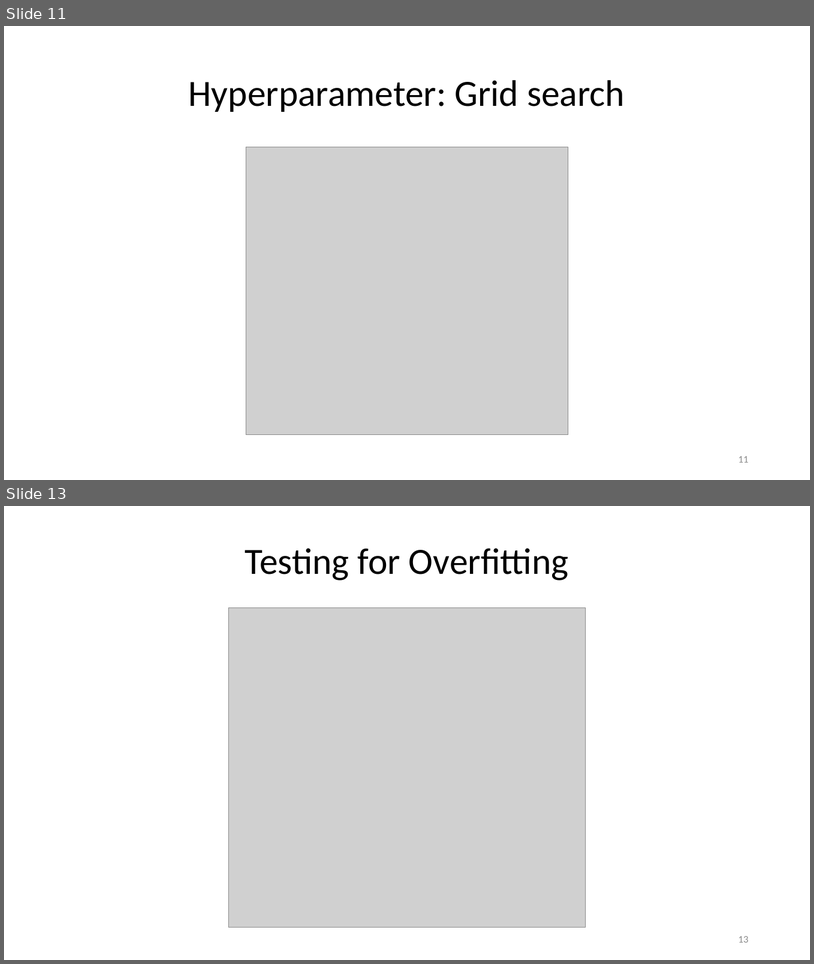
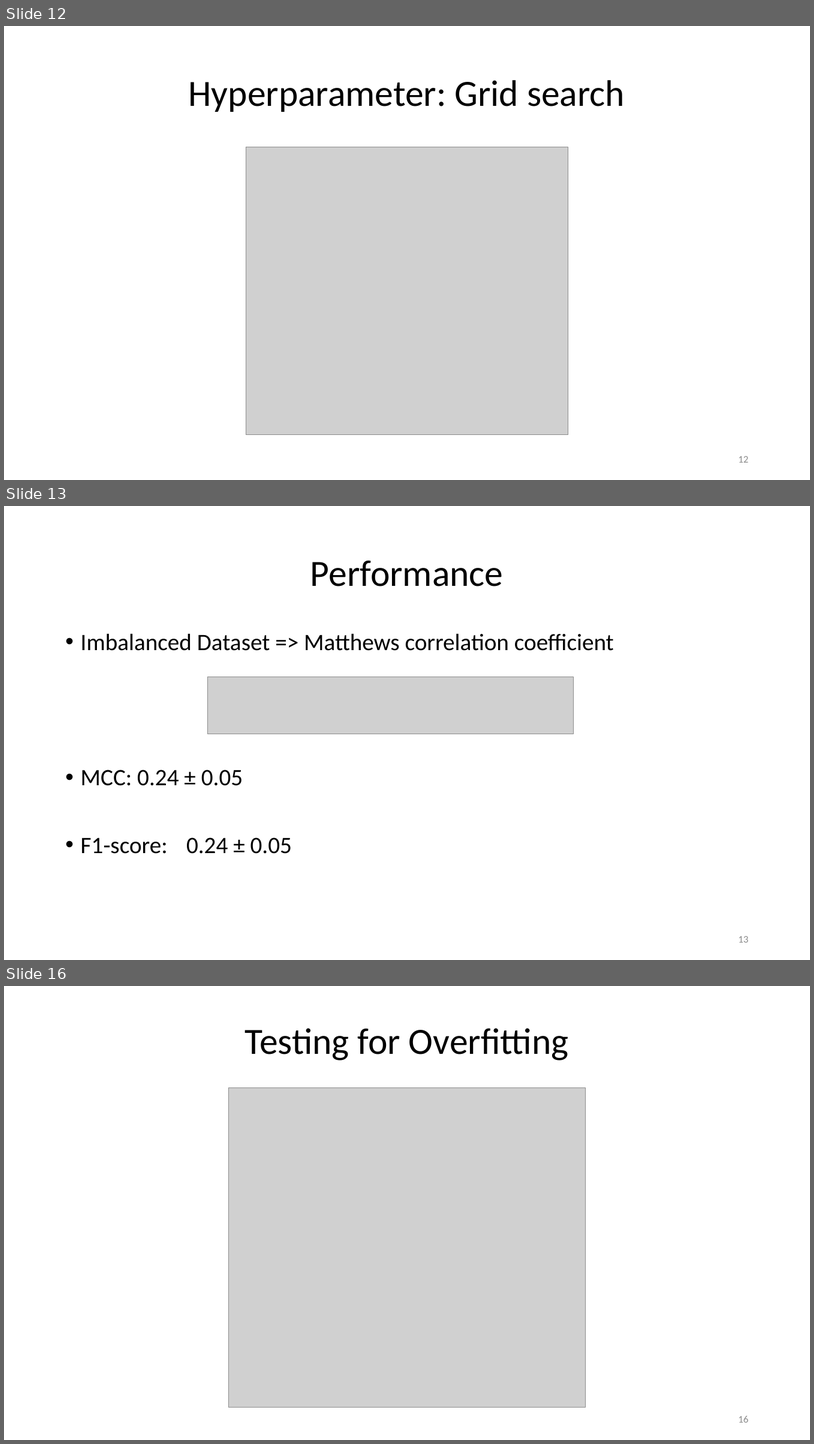
Before and after one commit to paulhager/ProteinPrediction1, a slide deck: BLOSUM_scorescompared to single SNAP scores.pptx. Shown one above the other, each under a label of ours: slides 11 and 13 before the commit, slides 12, 13 and 16 after it; the slides between them are not shown. The pictures are 814x964 and 814x1444 pixels, drawn with LibreOffice and Linux fonts; fonts in the diff are those of the drawing; grey boxes stand for pictures; background and template pictures are left out. Boxes give left, top, right and bottom in pixels: in the first picture for what was removed or moved away, otherwise in the second. Text is boxed around its words. In the diff, an @@ line names an element or a change of style, - is before the commit and + after.

```diff
--- a/BLOSUM_scorescompared to single SNAP scores.pptx
+++ b/BLOSUM_scorescompared to single SNAP scores.pptx
@@ slide 13 added at box(4, 506, 810, 960), background #FFFFFF @@
@@ title added at box(311, 560, 504, 586), 44 pt, text #000000 @@
+Performance
@@ text added at box(81, 633, 614, 853), 28 pt, text #000000 @@
+• Imbalanced Dataset => Matthews correlation coefficient
+• MCC: 0.24 ± 0.05
+• F1-score: 0.24 ± 0.05
@@ picture added at box(207, 676, 573, 734) @@
@@ page number added at box(738, 936, 749, 942), 12 pt, text #8C8C8C @@
+13
@@ what was slide 11 is now slide 12 @@
@@ page number at box(738, 456, 749, 462): text changed @@
-11
+12
@@ what was slide 13 is now slide 16 @@
@@ page number at box(738, 1416, 749, 1422): text changed @@
-13
+16
```
Also in this commit, not shown: 3 slides changed, 1 other slide added, 1 slide removed, 1 other file.
